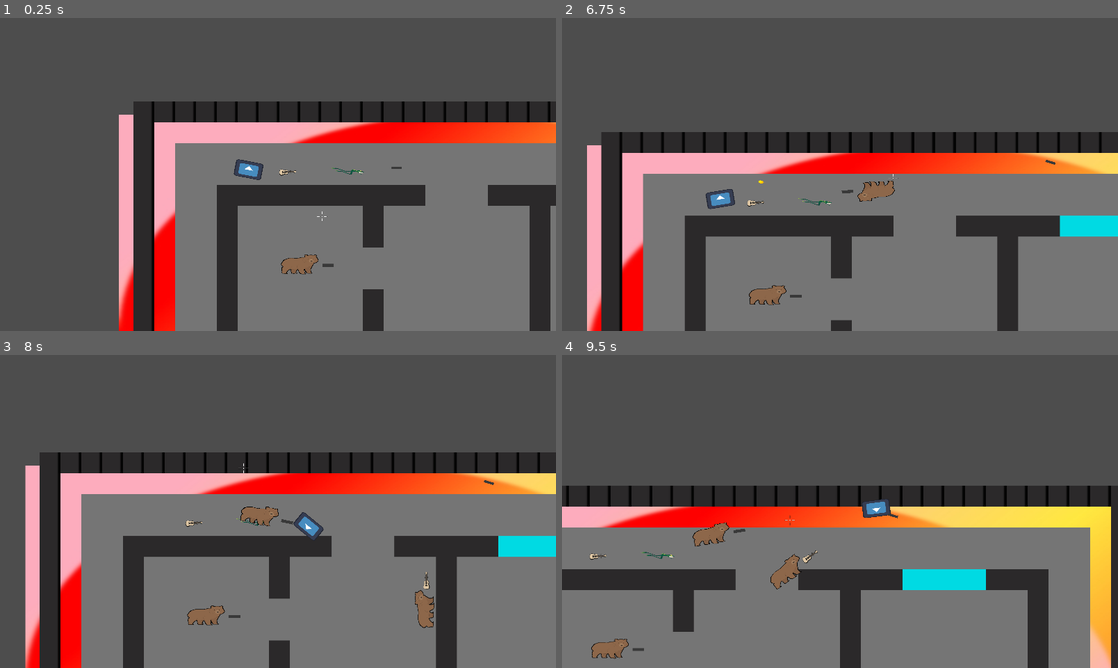
Above: before the commit, frames 1-4 (two rows, left to right).
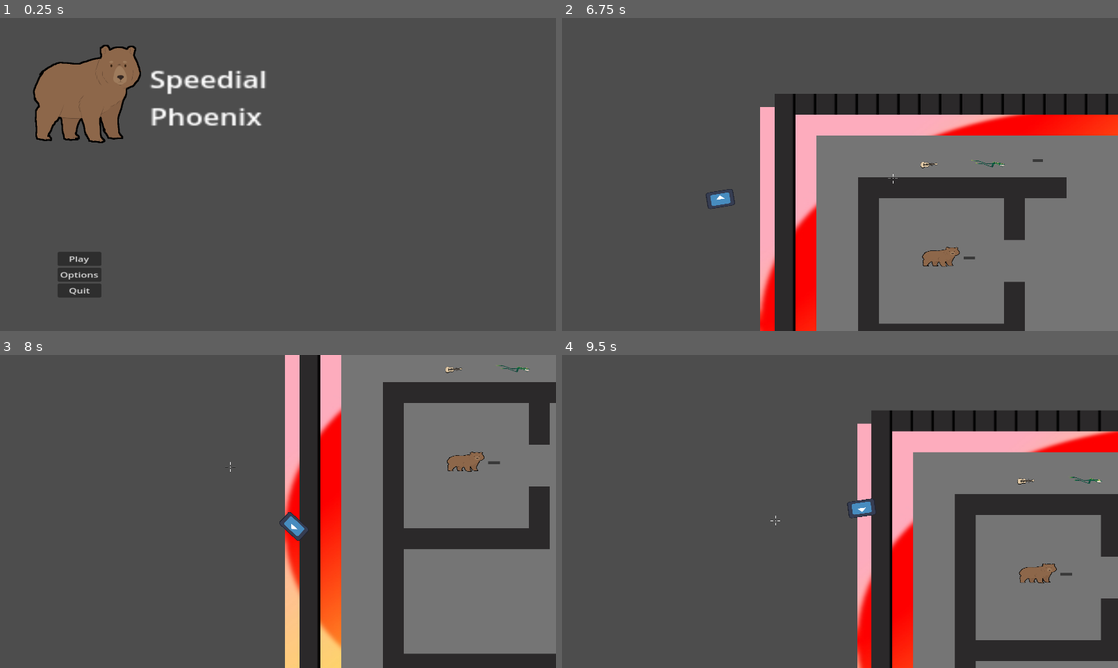
Above: after the commit, the same moments.

Repository: jceja3936/Speedial-Phoenix
Game: Godot game, scene res://UIscenes/start_menu.tscn
The game is run twice, just before and just after one commit, with the same random seed, the same clock (stepped at 60 frames per second) and the same inputs. Before the commit the project starts from res://scenes/loading_screen.tscn. The engine's default icon, where the game draws it, is replaced by a stand-in: a white triangle on a blue panel in a dark square.
Inputs (mouse positions are in pixels of both pictures, inside the frame that each line leads up to):
- Up to frame 1 (0.25 s): no input
- Up to frame 2 (6.75 s): click (639, 274) at 0.5 s, where only the run after the commit has a clickable "Options"; click (639, 259) at 1.25 s, where only the run after the commit has a clickable "Play"; move the mouse to (962, 158) at 2.02 s; hold Right (Right) 2.03-2.78 s; tap Shift (Drop) at 2.1, 5.1 s; move the mouse to (728, 190) at 2.77 s; hold S (Down) 2.78-3.53 s; tap F (Pick up) at 2.85, 5.85 s; move the mouse to (895, 105) at 3.52 s; hold Right (Right) 3.53-4.28 s; hold Right mouse button (extendCam) 3.53-4.28 s; move the mouse to (812, 237) at 4.27 s; hold W (Up) 4.28-5.03 s; click (812, 237) at 4.35 s; move the mouse to (1006, 221) at 5.02 s; hold Left (Left) 5.03-6.53 s; tap Space (Respawn) at 5.65 s; move the mouse to (673, 127) at 5.77 s; move the mouse to (867, 174) at 6.52 s; hold S (Down) from 6.53 s (still down); hold Right mouse button (extendCam) from 6.53 s (still down)
- Up to frame 3 (8 s): move the mouse to (194, 433) at 7.27 s; release S (Down) at 7.28 s; release Right mouse button (extendCam) at 7.28 s; hold Right (Right) from 7.28 s (still down); click (194, 433) at 7.35 s
- Up to frame 4 (9.5 s): move the mouse to (962, 495) at 8.02 s; release Right (Right) at 8.03 s; hold W (Up) 8.03-8.78 s; tap Shift (Drop) at 8.1 s; move the mouse to (728, 527) at 8.77 s; hold Right (Right) from 8.78 s (still down); tap F (Pick up) at 8.85 s

The runs differ from the first frame. In frame 1, 63% of the frame differs, in the area x 5-100%, y 8-100%; in frame 2, 49%; in frame 3, 65%, in the area x 4-100%, y 0-100%; in frame 4, 58%.

Commit message:
Start Menu added, Player weapon persists between floors
Finally a decent commit, start menu was added as I gained a better understanding of Control nodes, and now the weapon the player ends with is remembered and carried between floors. Other small bug fixes.

Diff:
--- /dev/null
+++ b/speedialChicago/UIscenes/start_menu.tscn
@@ -0,0 +1,54 @@
+[gd_scene load_steps=3 format=3 uid="uid://bd6et5gd1uwm7"]
+
+[ext_resource type="Script" uid="uid://clkbpj3uj5u2d" path="res://start_menu.gd" id="1_t600c"]
+[ext_resource type="Texture2D" uid="uid://qrirgxpp64hl" path="res://assets/csbear.png" id="2_dgdmv"]
+
+[node name="StartMenu" type="Control"]
+layout_mode = 3
+anchors_preset = 15
+anchor_right = 1.0
+anchor_bottom = 1.0
+grow_horizontal = 2
+grow_vertical = 2
+script = ExtResource("1_t600c")
+
+[node name="Label" type="Label" parent="."]
+layout_mode = 2
+offset_left = 517.0
+offset_top = 153.0
+offset_right = 604.0
+offset_bottom = 202.0
+scale = Vector2(6.19143, 4.95368)
+text = "Speedial
+Phoenix"
+
+[node name="MarginContainer" type="MarginContainer" parent="."]
+layout_mode = 0
+offset_left = 199.0
+offset_top = 807.0
+offset_right = 269.0
+offset_bottom = 908.0
+scale = Vector2(2.16, 1.56)
+
+[node name="VBoxContainer" type="VBoxContainer" parent="MarginContainer"]
+layout_mode = 2
+
+[node name="Start" type="Button" parent="MarginContainer/VBoxContainer"]
+layout_mode = 2
+text = "Play"
+
+[node name="Options" type="Button" parent="MarginContainer/VBoxContainer"]
+layout_mode = 2
+text = "Options"
+
+[node name="Exit" type="Button" parent="MarginContainer/VBoxContainer"]
+layout_mode = 2
+text = "Quit
+"
+
+[node name="Sprite2D" type="Sprite2D" parent="."]
+position = Vector2(302, 262)
+texture = ExtResource("2_dgdmv")
+
+[connection signal="pressed" from="MarginContainer/VBoxContainer/Start" to="." method="_on_start_pressed"]
+[connection signal="pressed" from="MarginContainer/VBoxContainer/Exit" to="." method="_on_exit_pressed"]
--- a/speedialChicago/brain.gd
+++ b/speedialChicago/brain.gd
@@ -1,5 +1,4 @@
 extends Node
-
 @export var player: CharacterBody2D
 var warpPosition = Vector2.ZERO
 var state = 1
@@ -32,10 +31,12 @@
 		if Manager.getEnemyAmount() == 0:
 			match state:
 				1:
+					player.makeHunSave()
 					Manager.next_scene = "res://scenes/1_2.tscn"
 					Manager.current_scene = "1_2"
 					Manager.startNextScene()
 				2:
+					player.makeHunSave()
 					Manager.next_scene = "res://ENDscenes/lvl_1end.tscn"
 					Manager.current_scene = "1_3"
 					Manager.startNextScene()
--- a/speedialChicago/camera_2d.gd
+++ b/speedialChicago/camera_2d.gd
@@ -7,8 +7,6 @@
 	for node in get_tree().root.get_children():
 		if node.has_meta("placed"):
 			node.queue_free()
-		print(node.name)
-	print("DONEDONEDONEDONEDONE")
 
 	var playerNode = ""
 	match Manager.current_scene:
@@ -50,7 +48,7 @@
 
 
 	if Input.is_action_just_pressed("Respawn") and player.get("dead") == true:
-		get_tree().change_scene_to_file(Manager.next_scene)
+		Manager.startNextScene()
 
 
 func updateAmmo(amount: int):
--- a/speedialChicago/hun.gd
+++ b/speedialChicago/hun.gd
@@ -142,6 +142,9 @@
 
 	texture = currentSprite
 
+func saveWeapon():
+	Manager.gunType = gunType
+	Manager.ammoCount = ammo
 
 #Functions that handle Dropping a weapon
 func instantiate(type: PackedScene):
--- a/speedialChicago/manager.gd
+++ b/speedialChicago/manager.gd
@@ -7,6 +7,9 @@
 var next_scene: String = "res://scenes/Lvl1.tscn"
 var current_scene: String = "1_1"
 var loadingScreen = preload("res://scenes/loading_screen.tscn")
+
+var gunType = 0
+var ammoCount = 0
 
 var enemyAmount = 0
 
--- a/speedialChicago/player.gd
+++ b/speedialChicago/player.gd
@@ -37,6 +37,10 @@
 
 	amAm = get_node(amamNode)
 	resp = get_node(respNode)
+
+	if Manager.gunType != 0:
+		weaponGrabbed(Manager.gunType, Manager.ammoCount)
+
 
 func hit(damage: int) -> void:
 	health -= damage
@@ -81,6 +85,8 @@
 
 	move_and_slide()
 
+func makeHunSave():
+	$hun.saveWeapon()
 
 #value is fire rate, gun is guntype, bulldam is bullet damage
 func weaponGrabbed(which: int, currentAmmo: int) -> void:
--- a/speedialChicago/project.godot
+++ b/speedialChicago/project.godot
@@ -11,7 +11,7 @@
 [application]
 
 config/name="Speedial Phoenix"
-run/main_scene="uid://bfomt0a3m057p"
+run/main_scene="uid://bd6et5gd1uwm7"
 config/features=PackedStringArray("4.4", "Forward Plus")
 config/icon="uid://i8kqk3lu2u5c"
 
--- a/speedialChicago/scenes/1_2.tscn
+++ b/speedialChicago/scenes/1_2.tscn
@@ -93,10 +93,6 @@
 tile_map_data = PackedByteArray("AAAHAAQAAAAFAAAAAAAGAAQAAAAAAAAAAAAMAAQAAAAFAAAAAAANAAQAAAAFAAAAAAD//wQAAAAFAAAAAAD+/w …(12464 unchanged characters)…
 tile_set = SubResource("TileSet_j1rwj")
 
-[node name="Player" parent="." node_paths=PackedStringArray("cam") instance=ExtResource("1_j1rwj")]
-position = Vector2(326, 74)
-cam = NodePath("../Camera2D")
-
 [node name="Camera2D" type="Camera2D" parent="."]
 position = Vector2(936, -188)
 zoom = Vector2(0.75, 0.75)
@@ -124,6 +120,10 @@
 scale = Vector2(0.5, 0.5)
 texture = ExtResource("3_kp56i")
 
+[node name="Player" parent="." node_paths=PackedStringArray("cam") instance=ExtResource("1_j1rwj")]
+position = Vector2(326, 74)
+cam = NodePath("../Camera2D")
+
 [node name="Enemies2" type="Node" parent="."]
 
 [node name="patroller3" parent="Enemies2" instance=ExtResource("2_vb53q")]
@@ -148,8 +148,9 @@
 [node name="patroller8" parent="Enemies2" instance=ExtResource("2_vb53q")]
 position = Vector2(1192, 1122)
 
-[node name="brain" type="Node" parent="."]
+[node name="brain" type="Node" parent="." node_paths=PackedStringArray("player")]
 script = ExtResource("6_kp56i")
+player = NodePath("../Player")
 
 [node name="Area2D" type="Area2D" parent="brain"]
 collision_mask = 9
--- a/speedialChicago/scenes/Lvl1.tscn
+++ b/speedialChicago/scenes/Lvl1.tscn
@@ -104,7 +104,6 @@
 
 [node name="Player" parent="." node_paths=PackedStringArray("cam") instance=ExtResource("3_yiohx")]
 position = Vector2(-60, -215)
-health = 20000
 cam = NodePath("../Camera2D")
 
 [node name="Rifle" parent="." instance=ExtResource("4_mkjed")]
@@ -159,8 +158,9 @@
 type = 2
 pat = true
 
-[node name="brain" type="Node" parent="."]
+[node name="brain" type="Node" parent="." node_paths=PackedStringArray("player")]
 script = ExtResource("10_1235x")
+player = NodePath("../Player")
 
 [node name="Area2D" type="Area2D" parent="brain"]
 collision_mask = 9
--- /dev/null
+++ b/speedialChicago/start_menu.gd
@@ -0,0 +1,9 @@
+extends Control
+
+
+func _on_start_pressed() -> void:
+	Manager.startNextScene()
+
+
+func _on_exit_pressed() -> void:
+	get_tree().quit()
Not shown, added: speedialChicago/start_menu.gd.uid
